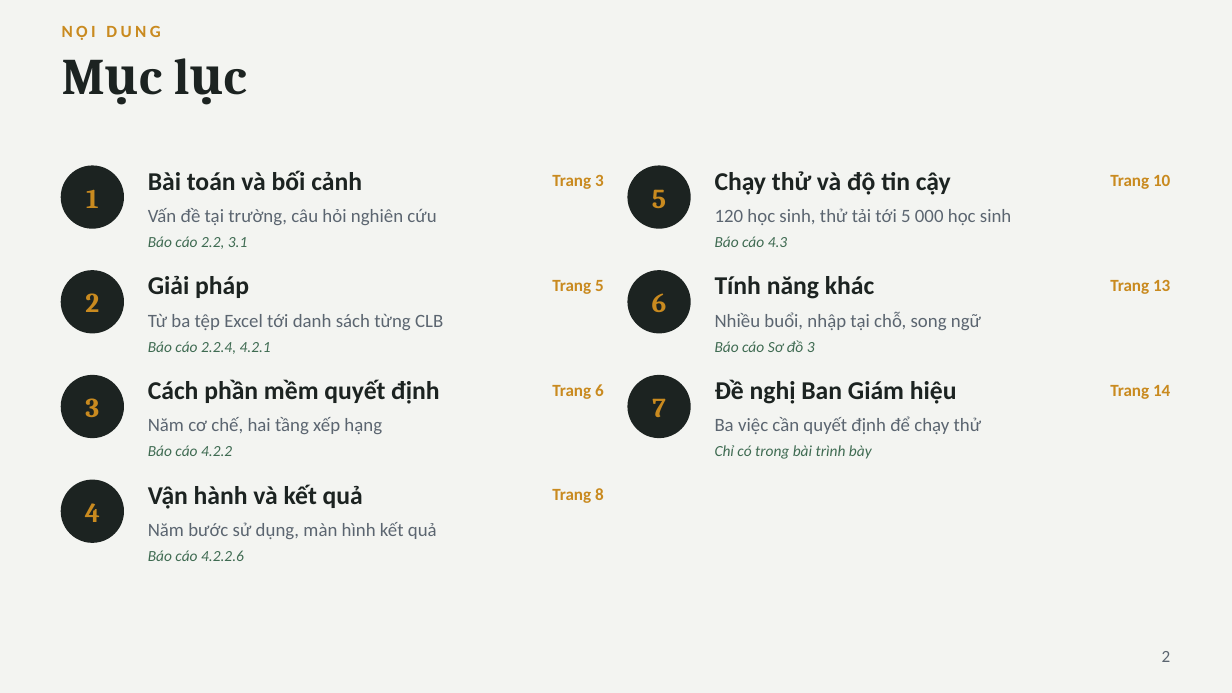
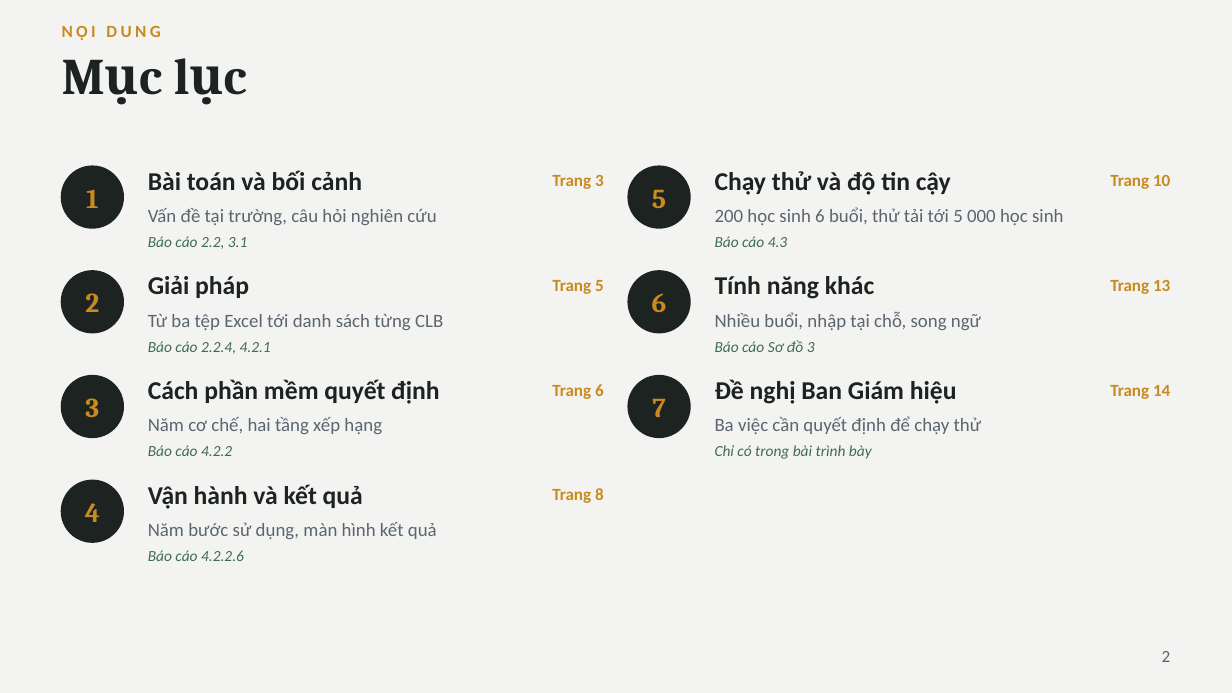
Before and after one commit to nguyenphanvantruong6969-arch/rbda-kiosk, a slide deck: slide 2 of TRINH_BAY_BAN_GIAM_HIEU.pptx. Drawn at 1232x693 pixels with LibreOffice and Linux fonts; fonts in the diff are those of the drawing. Boxes give left, top, right and bottom in pixels: in the first picture for what was removed or moved away, otherwise in the second. Text is boxed around its words. In the diff, an @@ line names an element or a change of style, - is before the commit and + after.

```diff
--- a/TRINH_BAY_BAN_GIAM_HIEU.pptx
+++ b/TRINH_BAY_BAN_GIAM_HIEU.pptx
@@ text at (x1=715, y1=207, x2=1064, y2=225): text changed @@
-120 học sinh, thử tải tới 5 000 học sinh
+200 học sinh 6 buổi, thử tải tới 5 000 học sinh
```
Also in this commit, not shown: 3 other slides changed.
